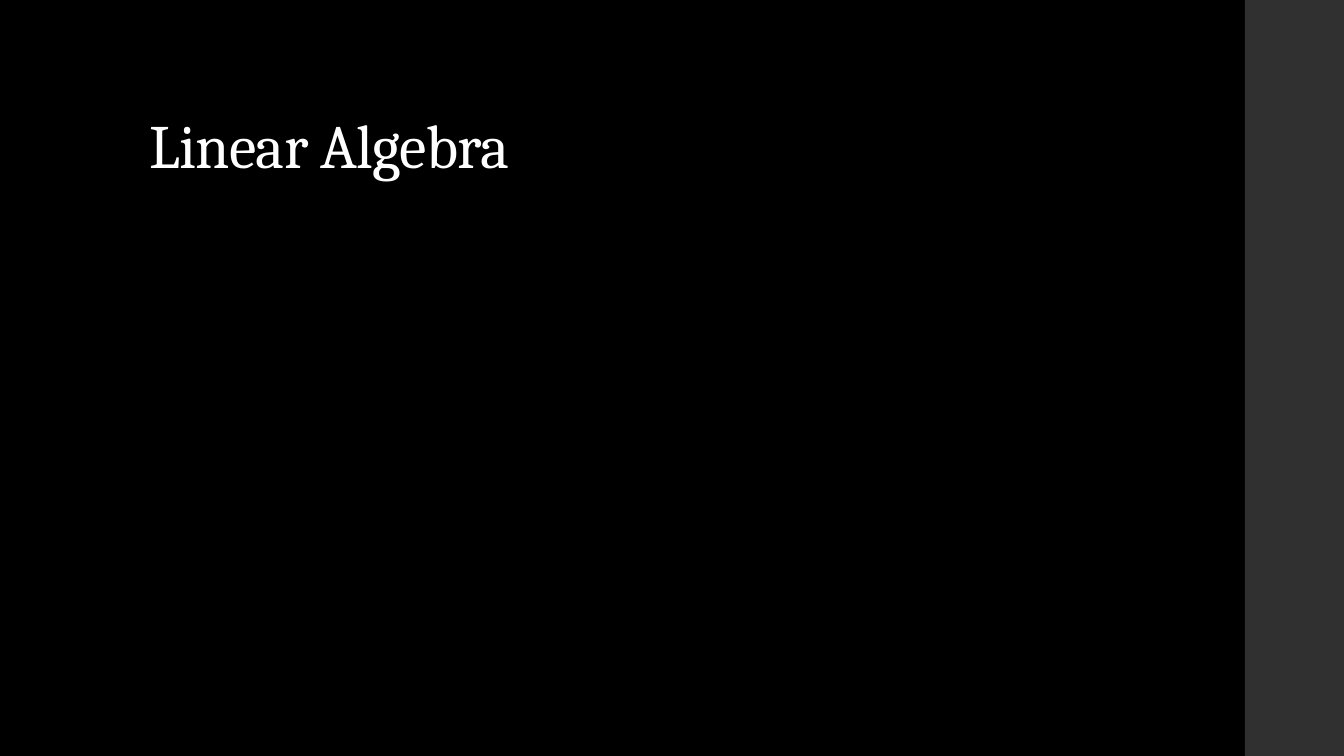
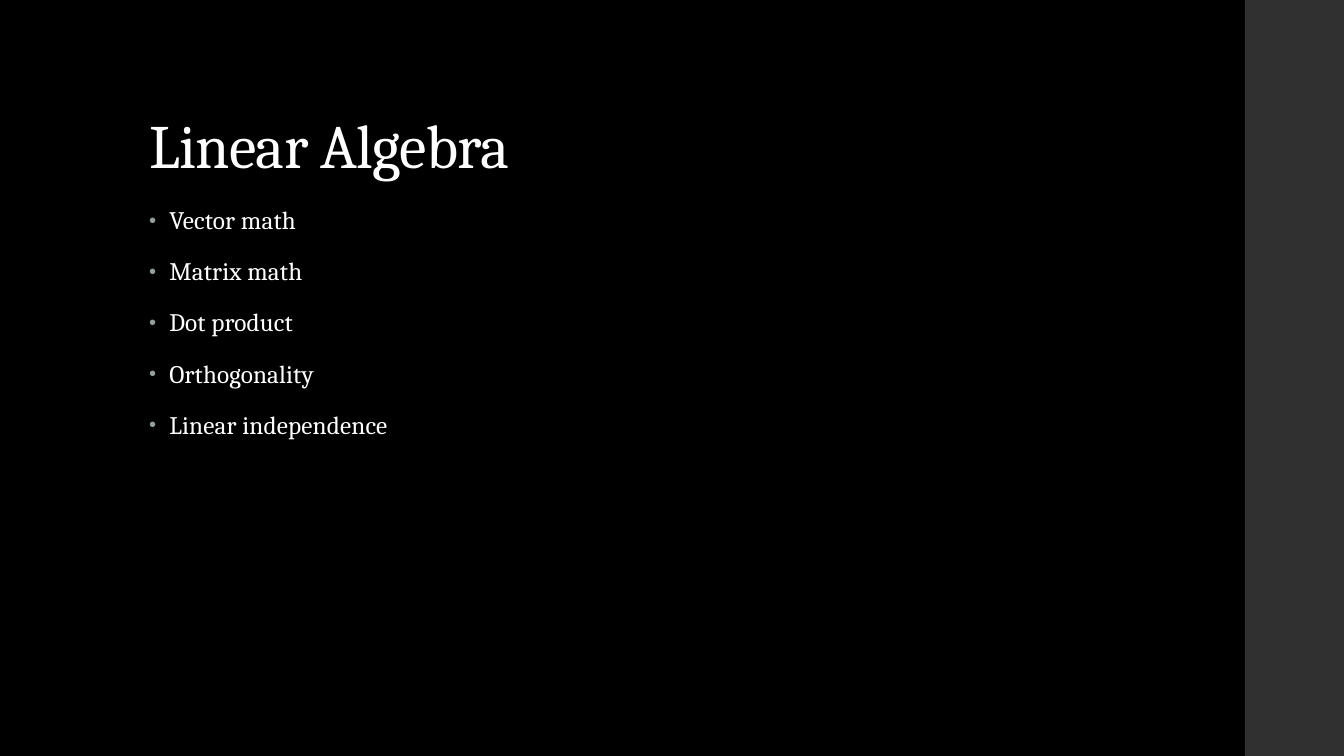
Before and after one commit to LaunchCoderGirlSTL/Data-Science-Assignments, a slide deck: slide 7 of course_material/week_10/week_10_presentation.pptx. Drawn at 1344x756 pixels with LibreOffice and Linux fonts; fonts in the diff are those of the drawing. Boxes give left, top, right and bottom in pixels: in the first picture for what was removed or moved away, otherwise in the second. Text is boxed around its words. In the diff, an @@ line names an element or a change of style, - is before the commit and + after.

```diff
--- a/course_material/week_10/week_10_presentation.pptx
+++ b/course_material/week_10/week_10_presentation.pptx
@@ text added at [169,211,387,440], 18 pt, text #FFFFFF @@
+• Vector math
+• Matrix math
+• Dot product
+• Orthogonality
+• Linear independence
```
Also in this commit, not shown: 1 other file.
